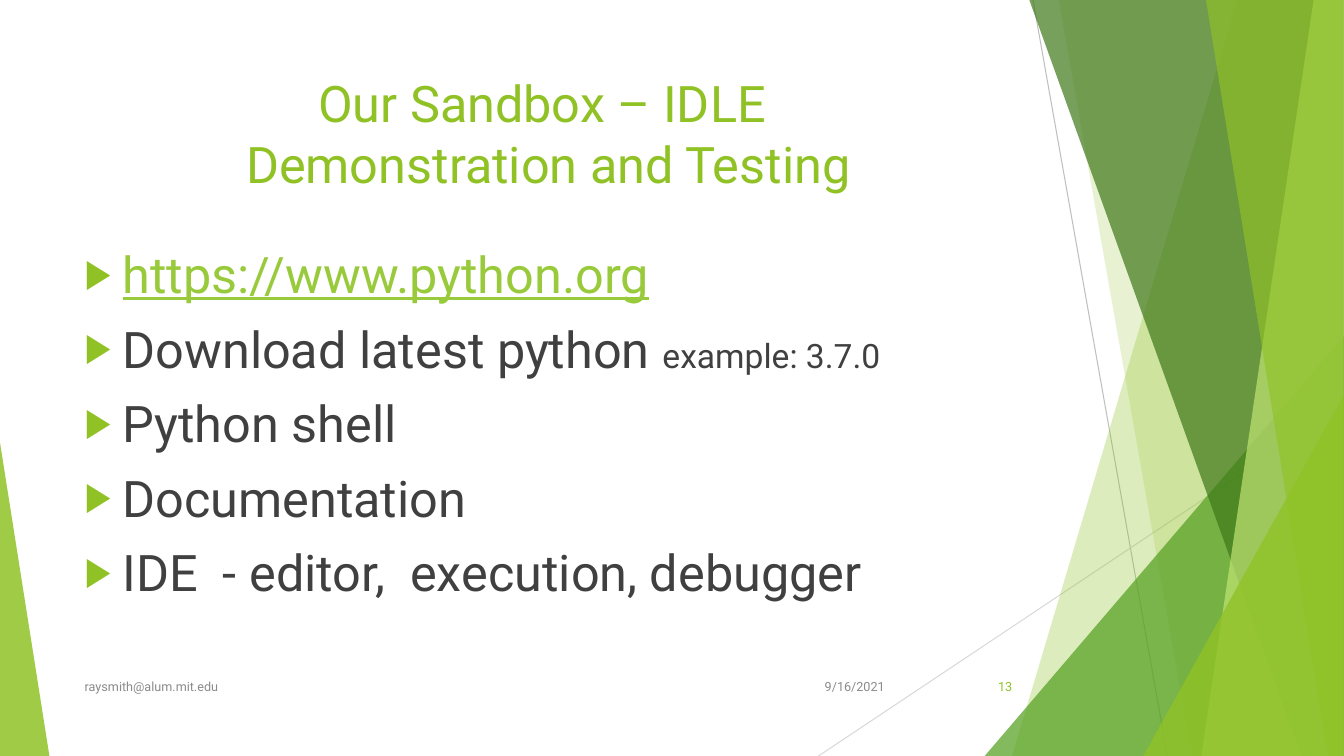
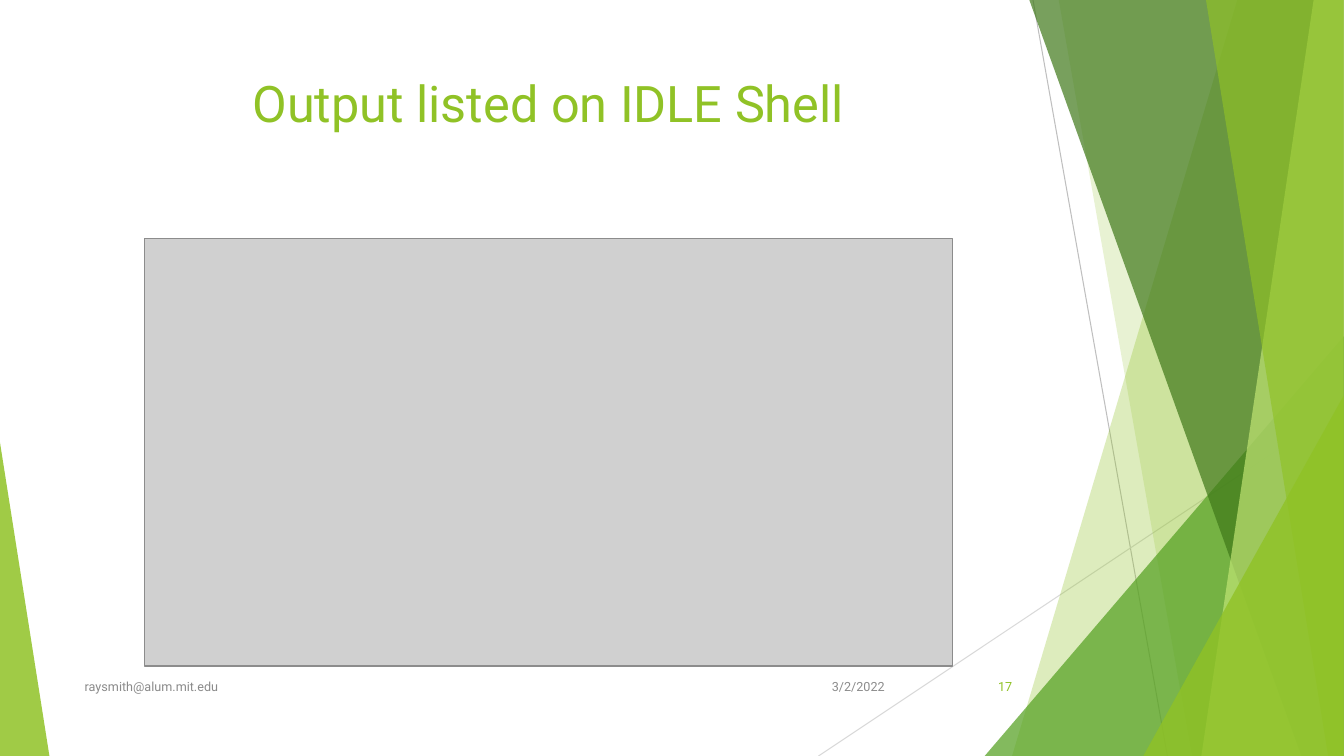
Before and after one commit to raysmith619/Introduction-To-Programming, a slide deck: slide 17 of presentation/Class_1_Introduction/Class_1_Introduction.pptx (slide 13 before the commit). Drawn at 1344x756 pixels with LibreOffice and Linux fonts; fonts in the diff are those of the drawing; grey boxes stand for pictures. Boxes give left, top, right and bottom in pixels: in the first picture for what was removed or moved away, otherwise in the second. Text is boxed around its words. In the diff, an @@ line names an element or a change of style, - is before the commit and + after.

```diff
--- a/presentation/Class_1_Introduction/Class_1_Introduction.pptx
+++ b/presentation/Class_1_Introduction/Class_1_Introduction.pptx
@@ title at [253, 84, 844, 133]: text changed @@
-Our Sandbox – IDLE
-Demonstration and Testing
+Output listed on IDLE Shell
@@ picture added at [145, 238, 953, 665] @@
@@ text removed at [123, 255, 880, 602] @@
-▶ https://www.python.org
-▶ Download latest python example: 3.7.0
-▶ Python shell
-▶ Documentation
-▶ IDE - editor, execution, debugger
@@ text at [832, 682, 885, 692]: text changed @@
-9/16/2021
+3/2/2022
@@ page number at [998, 682, 1012, 691]: text changed @@
-13
+17
```
Also in this commit, not shown: 25 other slides changed, 14 slides added, 12 slides removed, 48 other files.
